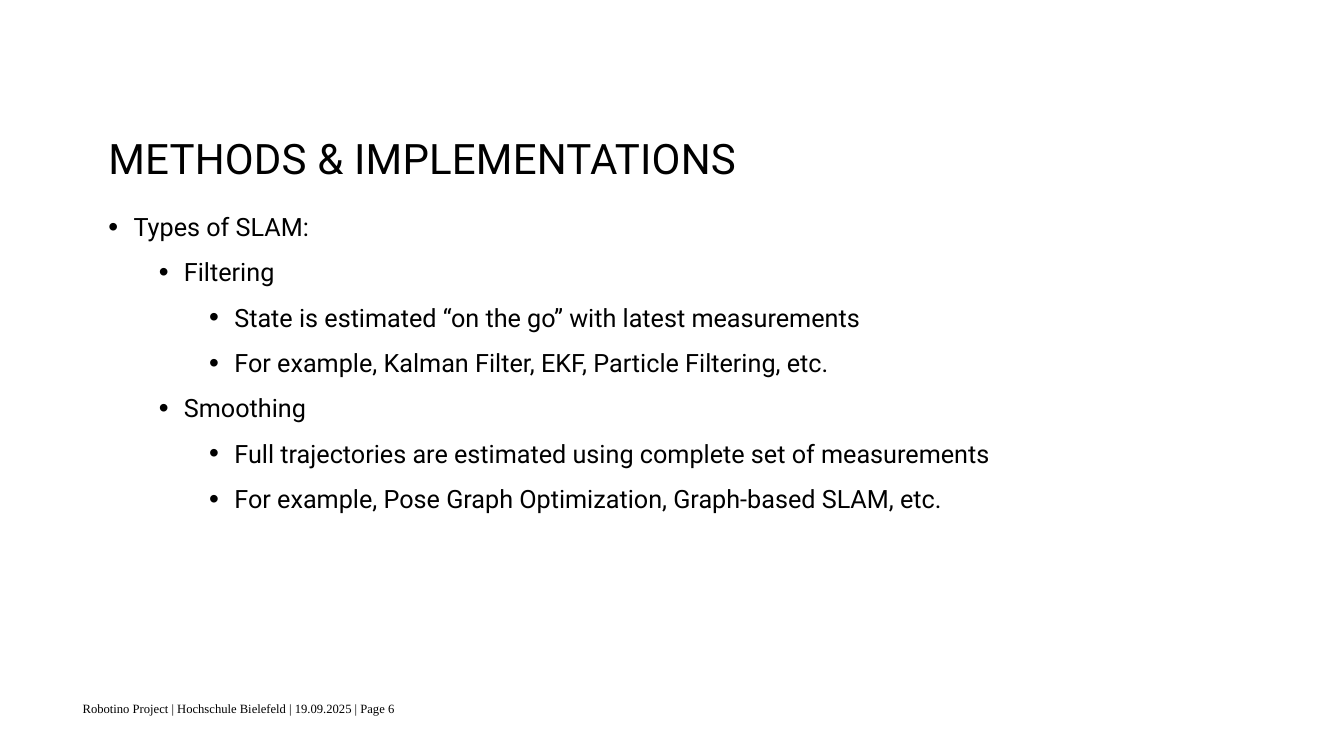
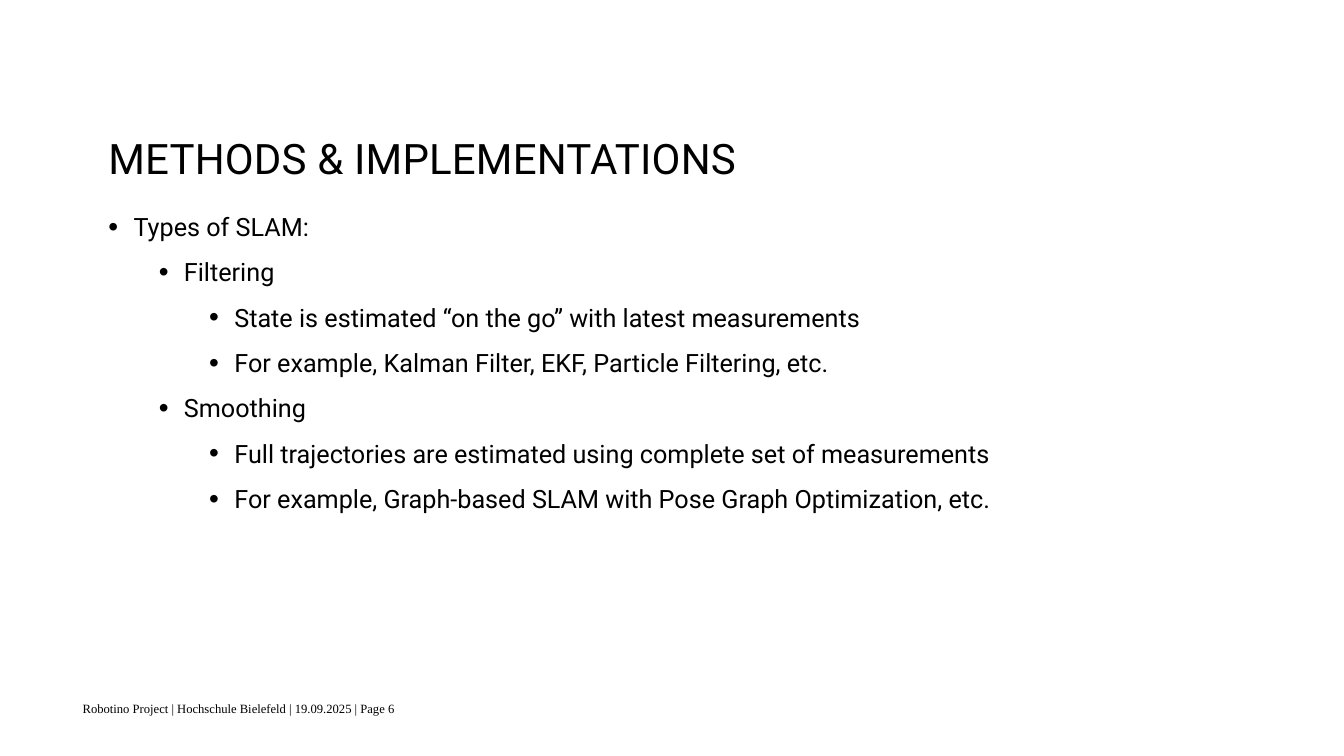
Before and after one commit to surajkarki66/robotino_project, a slide deck: slide 6 of docs/presentation.pptx. Drawn at 1344x756 pixels with LibreOffice and Linux fonts; fonts in the diff are those of the drawing; background and template pictures are left out. Boxes give left, top, right and bottom in pixels: in the first picture for what was removed or moved away, otherwise in the second. Text is boxed around its words. In the diff, an @@ line names an element or a change of style, - is before the commit and + after.

```diff
--- a/docs/presentation.pptx
+++ b/docs/presentation.pptx
@@ text at (x1=234, y1=489, x2=990, y2=513): text changed @@
-    • For example, Pose Graph Optimization, Graph-based SLAM, etc.
+    • For example, Graph-based SLAM with Pose Graph Optimization, etc.
```
Also in this commit, not shown: 15 other slides changed, 1 slide added, 1 other file.
